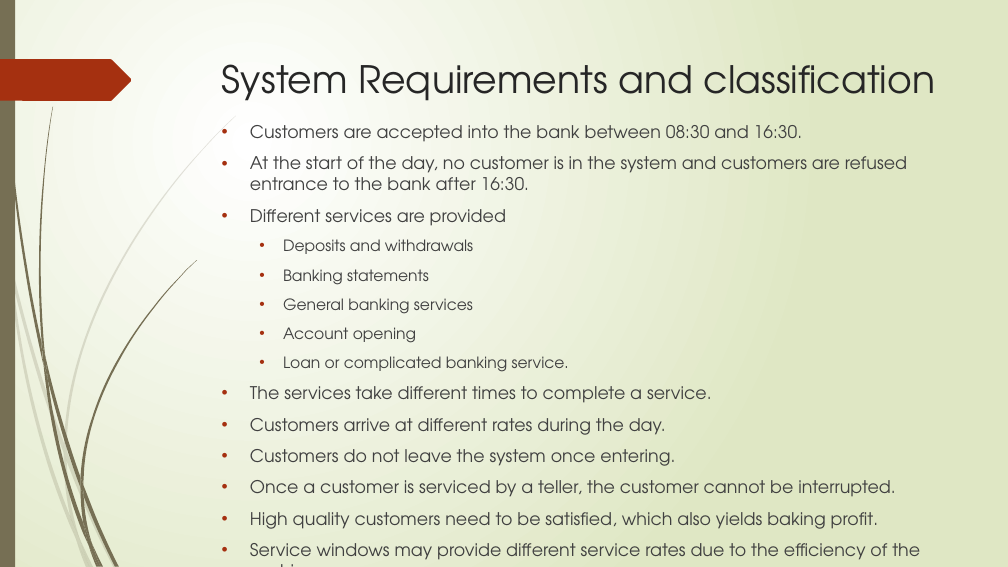
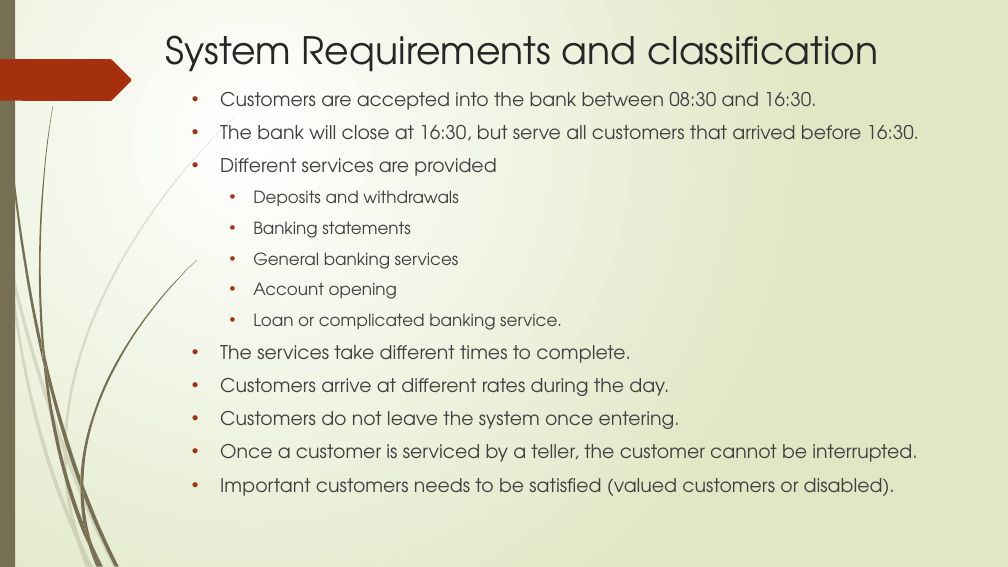
Before and after one commit to jrgouws/Research-Project, a slide deck: slide 3 of Prac2/Part 2/Presentation.pptx. Drawn at 1008x567 pixels with LibreOffice and Linux fonts; fonts in the diff are those of the drawing. Boxes give left, top, right and bottom in pixels: in the first picture for what was removed or moved away, otherwise in the second. Text is boxed around its words. In the diff, an @@ line names an element or a change of style, - is before the commit and + after.

```diff
--- a/Prac2/Part 2/Presentation.pptx
+++ b/Prac2/Part 2/Presentation.pptx
@@ title "System Requirements and classification": place and size @@
-title "System Requirements and classification" at [222, 64, 936, 101]
+title "System Requirements and classification" at [165, 35, 879, 72]
@@ text "Customers are accepted into the ...": place and size @@
-text "Customers are accepted into the ..." at [250, 125, 920, 565]
+text "Customers are accepted into the ..." at [220, 92, 919, 496]
@@ text at [220, 92, 917, 462]: size 16.6 to 18 pt in "Customers are accepted into the bank between ...", "Different services are provided", "Customers arrive at different rates during the ...", "Customers do not leave the system once ..." and 1 more places; size 14.8 to 16 pt in "Deposits and withdrawals", "Banking statements", "General banking services", "Account opening" and 1 more places @@
@@ text at [220, 125, 919, 141]: text changed; size 16.6 to 18 pt @@
-• At the start of the day, no customer is in the system and customers are refused entrance to the bank after 16:30.
+• The bank will close at 16:30, but serve all customers that arrived before 16:30.
@@ text at [220, 345, 631, 363]: text changed; size 16.6 to 18 pt @@
-• The services take different times to complete a service.
+• The services take different times to complete.
@@ text at [220, 478, 895, 496]: text changed; size 16.6 to 18 pt @@
-• High quality customers need to be satisfied, which also yields baking profit.
-• Service windows may provide different service rates due to the efficiency of the cashier.
+• Important customers needs to be satisfied (valued customers or disabled).
```
Also in this commit, not shown: 4 other slides changed, 6 slides added, 5 slides removed, 15 other files.
